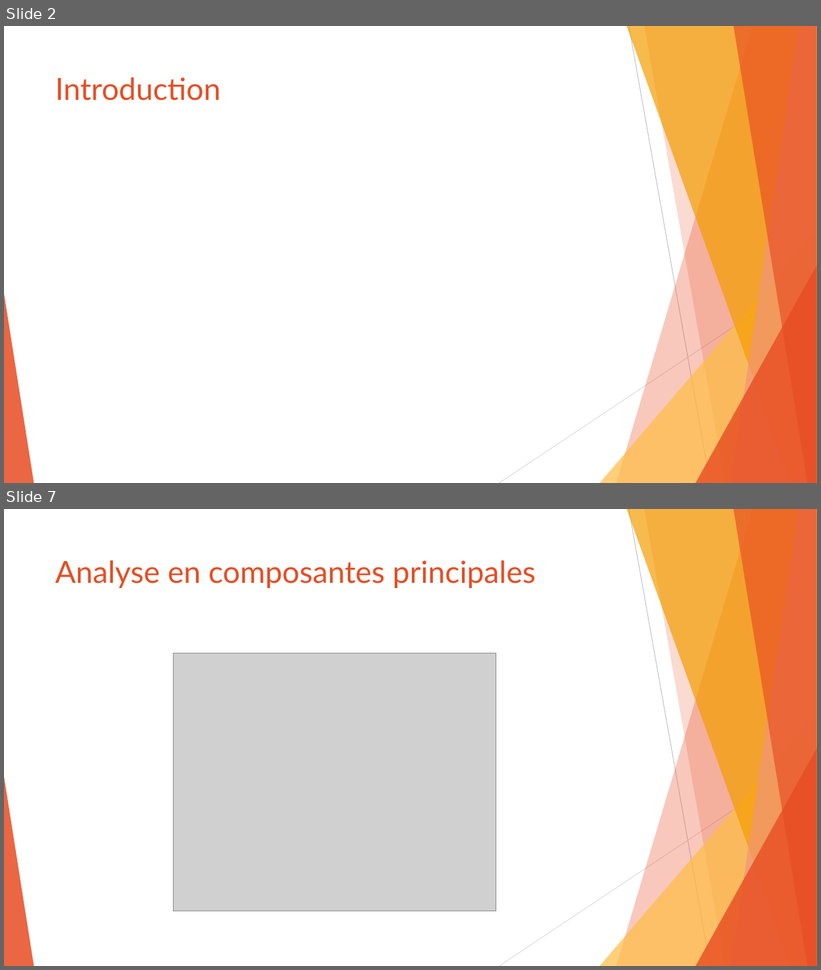
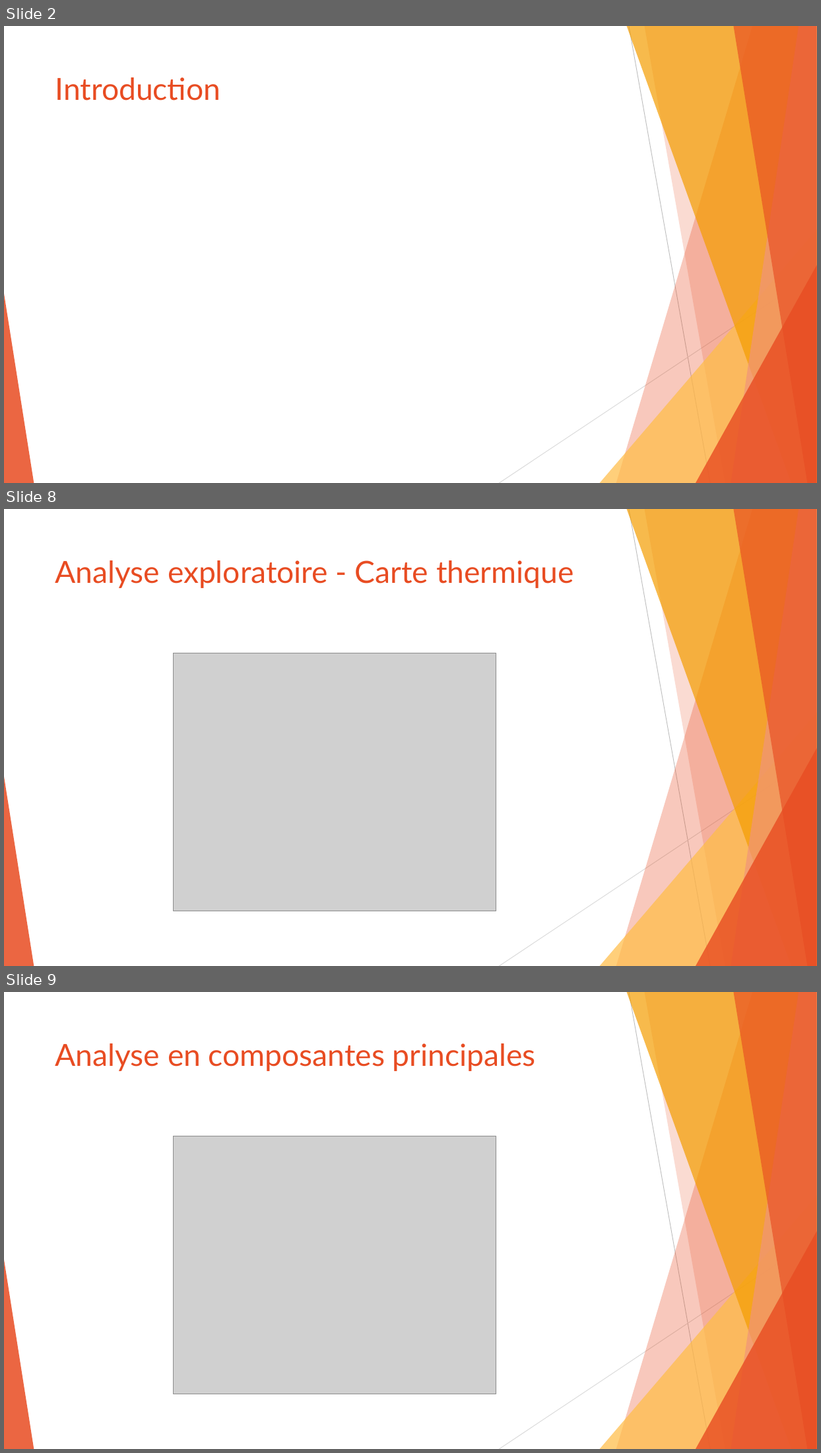
Before and after one commit to SamuelProvencher/TP-Apprentissage, a slide deck: PP.pptx. Shown one above the other, each under a label of ours: slides 2 and 7 before the commit, slides 2, 8 and 9 after it; the slides between them are not shown. The pictures are 821x970 and 821x1453 pixels, drawn with LibreOffice and Linux fonts; fonts in the diff are those of the drawing; grey boxes stand for pictures. Boxes give left, top, right and bottom in pixels: in the first picture for what was removed or moved away, otherwise in the second. Text is boxed around its words. In the diff, an @@ line names an element or a change of style, - is before the commit and + after.

```diff
--- a/PP.pptx
+++ b/PP.pptx
@@ slide 8 added at box(4, 509, 817, 966), background #FFFFFF; not listed: 10 template elements that a slide beside it also shows @@
@@ title added at box(55, 560, 574, 588), 36 pt, text #E84C22 @@
+Analyse exploratoire - Carte thermique
@@ picture added at box(174, 653, 496, 912) @@
@@ what was slide 7 is now slide 9 @@
```
Also in this commit, not shown: 6 slides changed, 2 other slides added, 1 slide removed, 3 other files.
